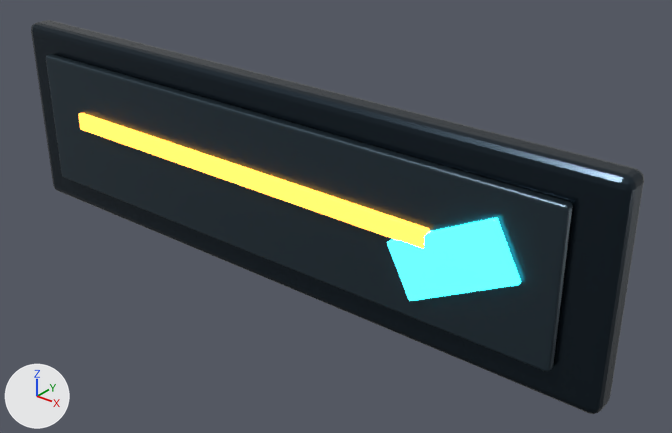
The glTF model public/assets/art/environment/route-sign.glb, before and after one commit.
Rendered twice from a camera (50 mm lens) standing at (2.23, -2.4, 1.86) and looking at (0.24, 0.09, 0.31). The axes (+X, +Y, +Z) are drawn at lower left. The lights are the same throughout. The older version comes first. Where no turn or scale is listed for an object, it has been applied to the vertices.

Before the edit, the objects in view are built like this:
```python
mat_roof_amber = principled_material('roof_amber')
mat_roof_amber.base_color = (0.45, 0.18, 0.02)  # orange #b37627
mat_roof_amber.metallic = 0.35
mat_roof_amber.roughness = 0.24
mat_roof_amber.emission_color = (1.0, 0.35, 0.04)  # orange #ffa038
mat_roof_amber.emission_strength = 4.0
me_cube_024 = bpy.data.meshes.new('Cube.024')
me_cube_024.from_pydata(...)  # 96 vertices, 188 faces; spans x -1.4..1.4, y -0.06..0.06, z -0.41..0.41
me_cube_024.materials.append(mat_roof_gunmetal)  # dark blue #2c3842
me_cube_025 = bpy.data.meshes.new('Cube.025')
me_cube_025.from_pydata(...)  # 96 vertices, 188 faces; spans x -1.24..1.24, y -0.02..0.02, z -0.29..0.29
me_cube_025.materials.append(mat_roof_deck)  # dark blue #384852
me_cube_026 = bpy.data.meshes.new('Cube.026')
me_cube_026.from_pydata(...)  # 96 vertices, 188 faces; spans x -0.9..0.9, y -0.01..0.01, z -0.04..0.04
me_cube_026.materials.append(mat_roof_amber)  # orange #b37627, glowing orange #ffa038
ob_route_sign_surface_00 = bpy.data.objects.new('route_sign_surface_00', me_cube_024)
ob_route_sign_surface_00.location = (0.0, 0.0, 0.42)
ob_route_sign_surface_01 = bpy.data.objects.new('route_sign_surface_01', me_cube_025)
ob_route_sign_surface_01.location = (0.0, -0.08, 0.43)
ob_route_sign_surface_02 = bpy.data.objects.new('route_sign_surface_02', me_cube_026)
ob_route_sign_surface_02.location = (-0.12, -0.11, 0.47)
# also in view: 'route_sign_surface_03' at (0.87, -0.11, 0.42)
```
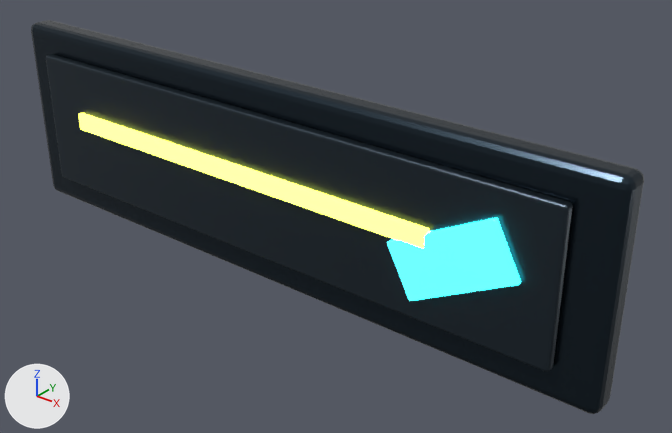
The change, as JSON lines over the scene's bpy script:
```json
{"op": "set", "path": "mat_roof_amber.emission_color", "old": "(1.0, 0.35, 0.04)", "new": "(1.0, 0.967, 0.0982)", "note": "orange #ffa038 -> yellow #fffb58"}
```

What differs and where, as boxes (x1, y1, x2, y2) in the pictures (672 x 433 px):
```json
{"object": "route_sign_surface_02", "change": "recoloured", "before": [78, 113, 430, 249], "after": [78, 113, 430, 249]}
```
